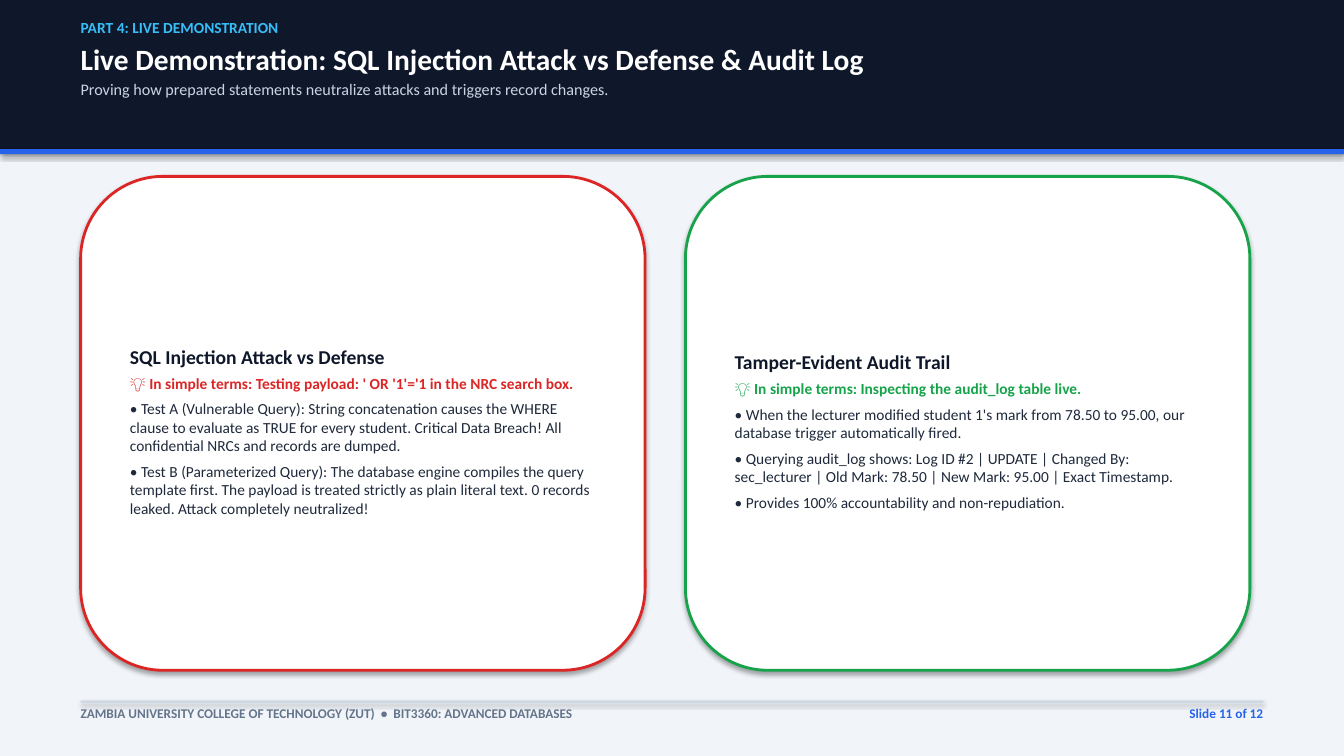
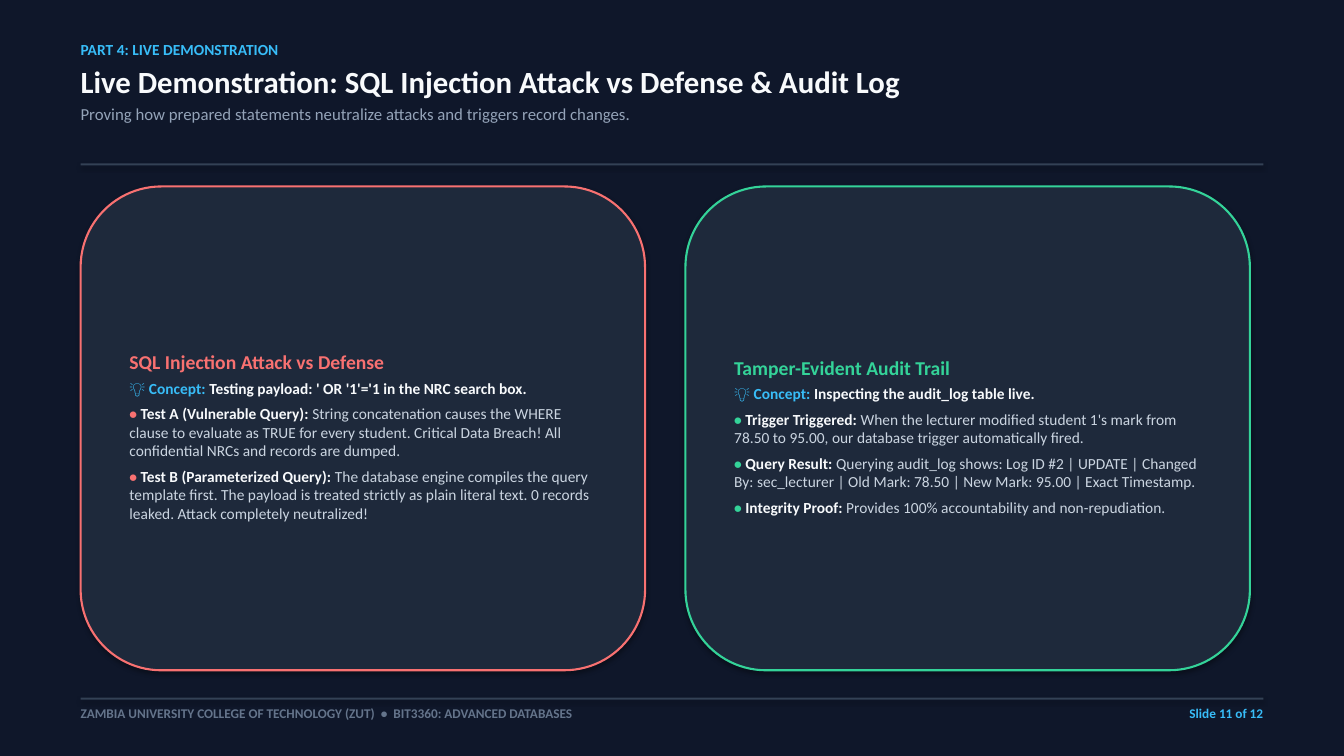
Before and after one commit to comfortpenyengwe-afk/ADA-assignment-for-the-ohns, a slide deck: slide 11 of BIT3360_Database_Security_Presentation.pptx. Drawn at 1344x756 pixels with LibreOffice and Linux fonts; fonts in the diff are those of the drawing. Boxes give left, top, right and bottom in pixels: in the first picture for what was removed or moved away, otherwise in the second. Text is boxed around its words. In the diff, an @@ line names an element or a change of style, - is before the commit and + after.

Commit message:
Apply dark cybersecurity theme to presentation deck and HTML matching Windows Security styling

```diff
--- a/BIT3360_Database_Security_Presentation.pptx
+++ b/BIT3360_Database_Security_Presentation.pptx
@@ rectangle at (x1=0, y1=0, x2=1344, y2=756): fill #F1F5F9 to #0F172A @@
@@ rectangle removed at (x1=0, y1=0, x2=1344, y2=149) @@
@@ text "PART 4: LIVE DEMONSTRATION" moved from (x1=81, y1=23, x2=864, y2=98) to (x1=81, y1=45, x2=900, y2=123) @@
@@ text at (x1=81, y1=71, x2=900, y2=123): size 21 to 22 pt, text colour #FFFFFF to #F8FAFC in "Live Demonstration: SQL Injection Attack vs Defense ..."; size 11.5 to 12 pt, text colour #CBD5E1 to #94A3B8 in "Proving how prepared statements neutralize attacks and ..."; more space between paragraphs @@
@@ rectangle resized from (x1=0, y1=149, x2=1344, y2=154) to (x1=81, y1=163, x2=1263, y2=165) @@
@@ rectangle at (x1=81, y1=163, x2=1263, y2=165): fill #2563EB to #334155 @@
@@ rounded rectangle "SQL Injection Attack vs Defense" resized from (x1=81, y1=176, x2=645, y2=670) to (x1=81, y1=187, x2=645, y2=670) @@
@@ rounded rectangle "SQL Injection Attack vs Defense" at (x1=81, y1=187, x2=645, y2=670): fill #FFFFFF to #1E293B; outline #DC2626 2 pt to #F87171 1.5 pt @@
@@ rounded rectangle "Tamper-Evident Audit Trail" resized from (x1=686, y1=176, x2=1250, y2=670) to (x1=686, y1=187, x2=1250, y2=670) @@
@@ rounded rectangle "Tamper-Evident Audit Trail" at (x1=686, y1=187, x2=1250, y2=670): fill #FFFFFF to #1E293B; outline #16A34A 2 pt to #34D399 1.5 pt @@
@@ text in rounded rectangle at (x1=129, y1=355, x2=589, y2=522): text colour #0F172A to #F87171 in "SQL Injection Attack vs Defense"; text colour #1E293B to #F87171 in "•", "•"; text colour #1E293B to #F8FAFC in "Test A (Vulnerable Query):", "Test B (Parameterized Query):"; text colour #1E293B to #CBD5E1 in "String concatenation causes the WHERE clause to ...", "The database engine compiles the query template ..."; bold on in "• Test A (Vulnerable Query):", "• Test B (Parameterized Query):" @@
@@ text in rounded rectangle at (x1=149, y1=383, x2=526, y2=397): text changed; text colour #DC2626 to #F8FAFC @@
-💡 In simple terms: Testing payload: ' OR '1'='1 in the NRC search box.
+💡 Concept: Testing payload: ' OR '1'='1 in the NRC search box.
@@ text in rounded rectangle at (x1=734, y1=388, x2=1197, y2=516): text changed; text colour #1E293B to #CBD5E1 @@
-💡 In simple terms: Inspecting the audit_log table live.
-• When the lecturer modified student 1's mark from 78.50 to 95.00, our database trigger automatically fired.
-• Querying audit_log shows: Log ID #2 | UPDATE | Changed By: sec_lecturer | Old Mark: 78.50 | New Mark: 95.00 | Exact Timestamp.
-• Provides 100% accountability and non-repudiation.
+💡 Concept: Inspecting the audit_log table live.
+• Trigger Triggered: When the lecturer modified student 1's mark from 78.50 to 95.00, our database trigger automatically fired.
+• Query Result: Querying audit_log shows: Log ID #2 | UPDATE | Changed By: sec_lecturer | Old Mark: 78.50 | New Mark: 95.00 | Exact Timestamp.
+• Integrity Proof: Provides 100% accountability and non-repudiation.
@@ text in rounded rectangle at (x1=734, y1=361, x2=950, y2=378): text colour #0F172A to #34D399 in "Tamper-Evident Audit Trail" @@
@@ rectangle at (x1=81, y1=698, x2=1263, y2=700): fill #CBD5E1 to #334155 @@
@@ text "Slide 11 of 12" at (x1=1189, y1=708, x2=1263, y2=718): text colour #2563EB to #38BDF8 @@
```
Also in this commit, not shown: 11 other slides changed, 7 other files.
